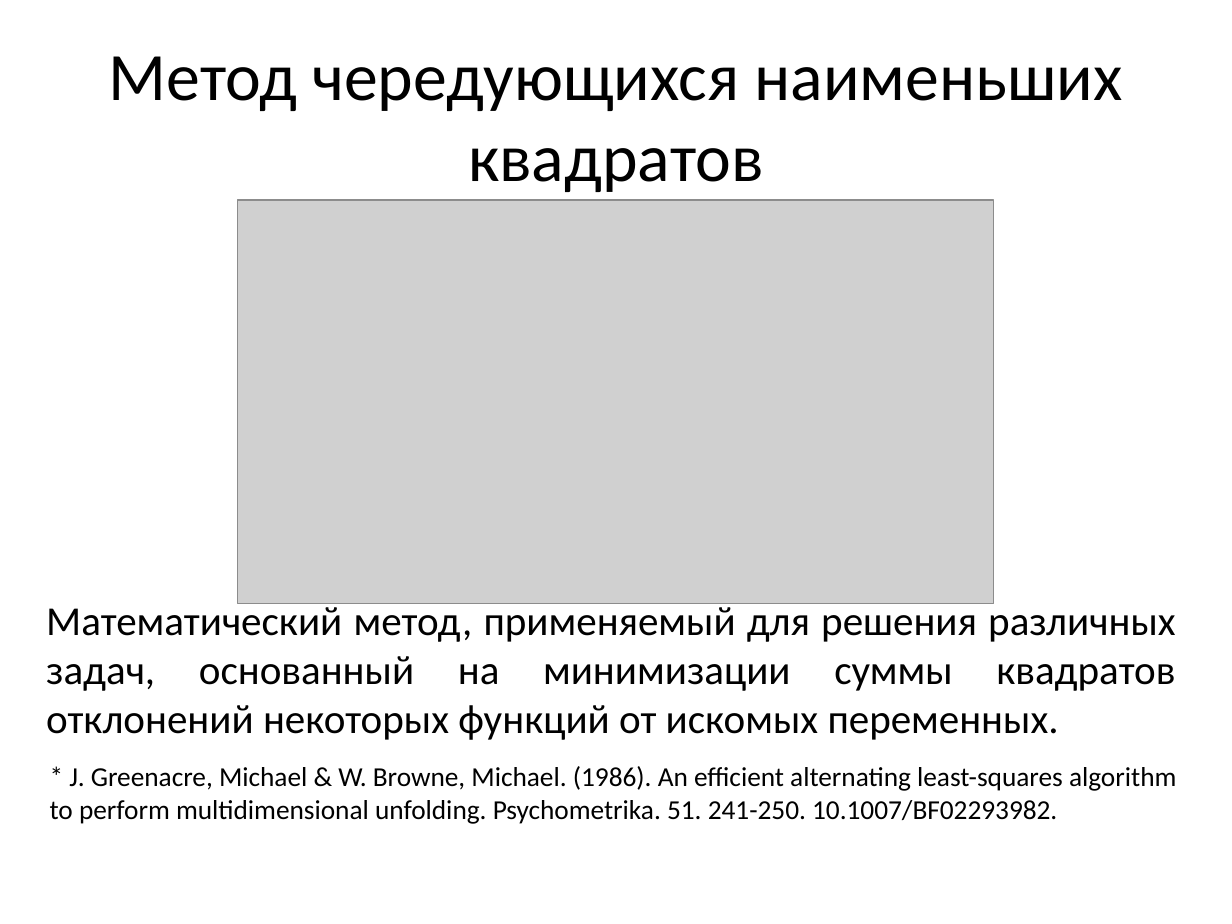
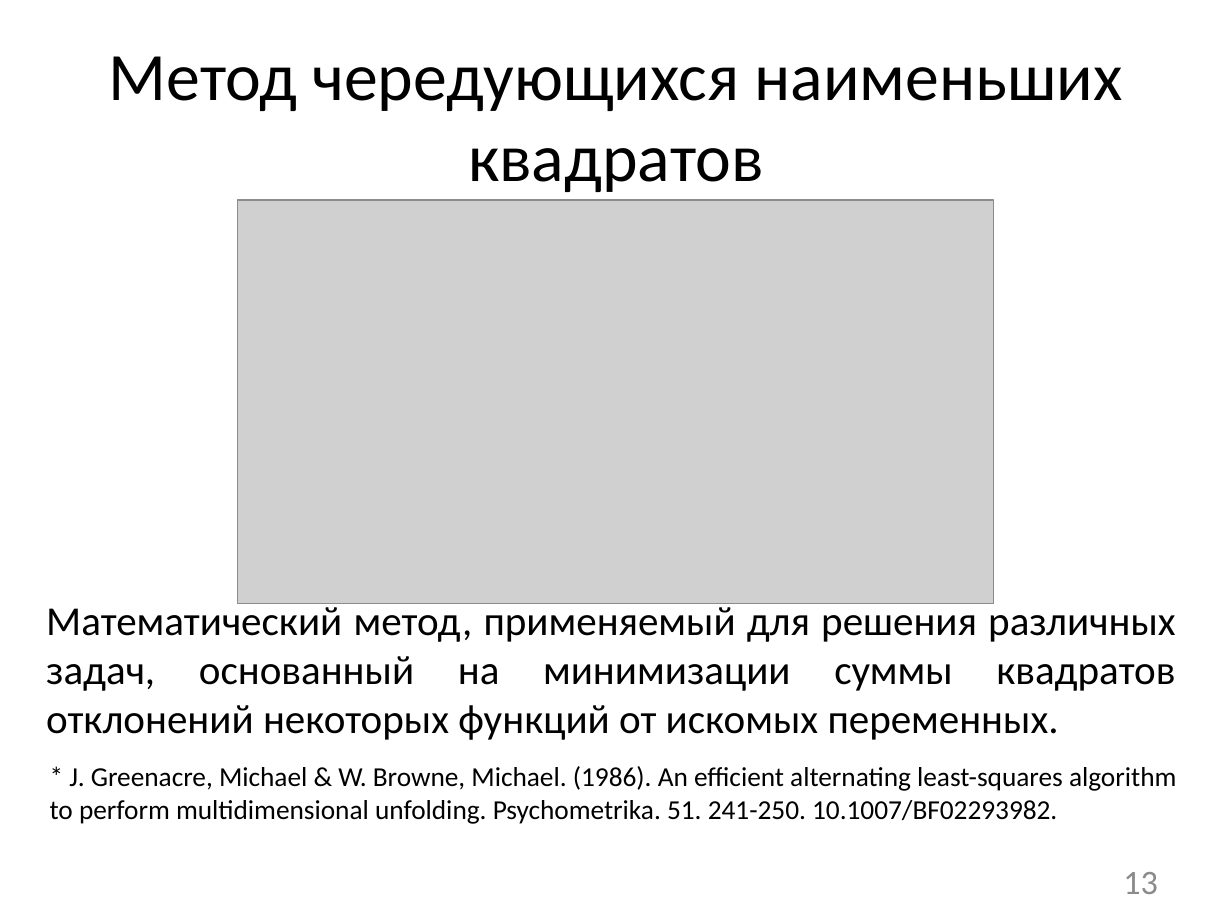
Before and after one commit to AlexBelov/master_thesis, a slide deck: slide 13 of Презентация.pptx. Drawn at 1232x924 pixels with LibreOffice and Linux fonts; fonts in the diff are those of the drawing; grey boxes stand for pictures. Boxes give left, top, right and bottom in pixels: in the first picture for what was removed or moved away, otherwise in the second. Text is boxed around its words. In the diff, an @@ line names an element or a change of style, - is before the commit and + after.

```diff
--- a/Презентация.pptx
+++ b/Презентация.pptx
@@ page number added at bbox=[1123, 872, 1158, 894], 20 pt, text #8C8C8C @@
+13
```
Also in this commit, not shown: 22 other slides changed, 1 other file.
